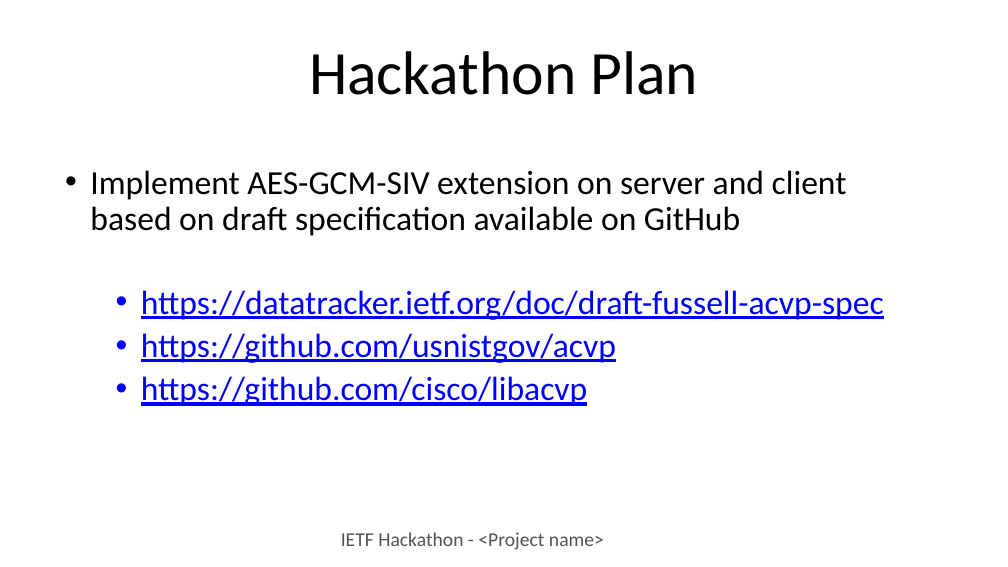
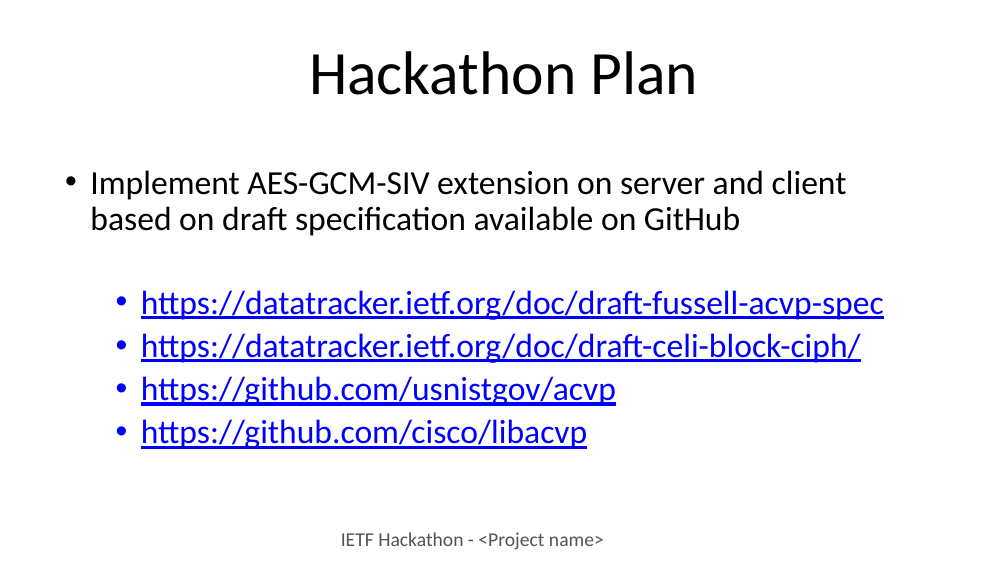
Before and after one commit to IETF-Hackathon/ietf104-project-presentations, a slide deck: slide 3 of acvp-hackathon104.pptx. Drawn at 1008x567 pixels with LibreOffice and Linux fonts; fonts in the diff are those of the drawing. Boxes give left, top, right and bottom in pixels: in the first picture for what was removed or moved away, otherwise in the second. Text is boxed around its words. In the diff, an @@ line names an element or a change of style, - is before the commit and + after.

```diff
--- a/acvp-hackathon104.pptx
+++ b/acvp-hackathon104.pptx
@@ text at box(141, 333, 861, 363): paragraph added @@
+  • https://datatracker.ietf.org/doc/draft-celi-block-ciph/
```
Also in this commit, not shown: 4 other slides changed.
